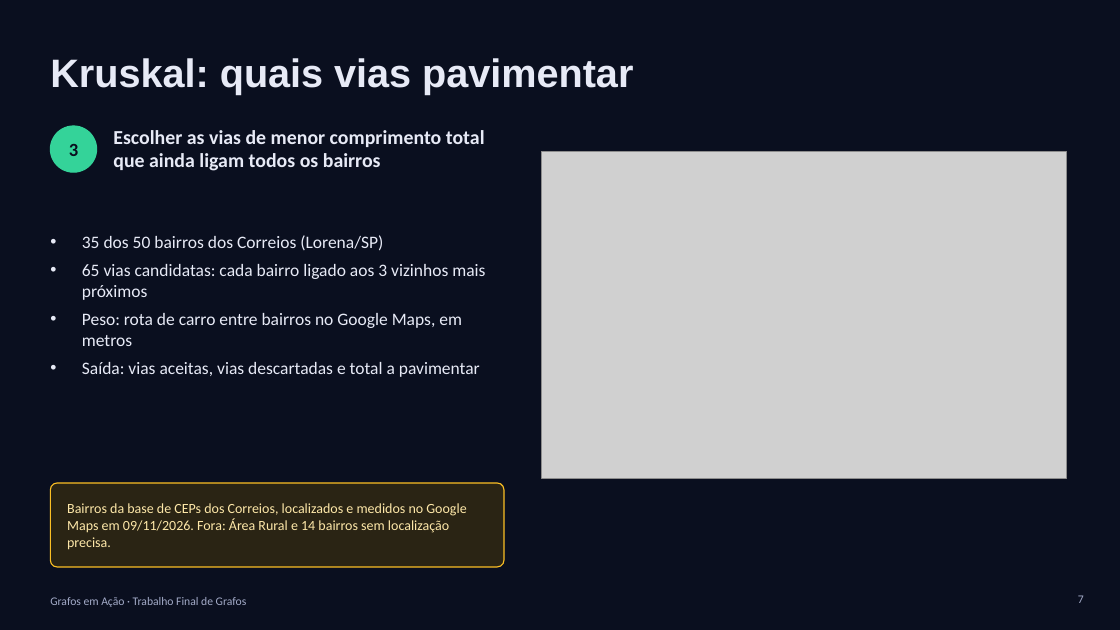
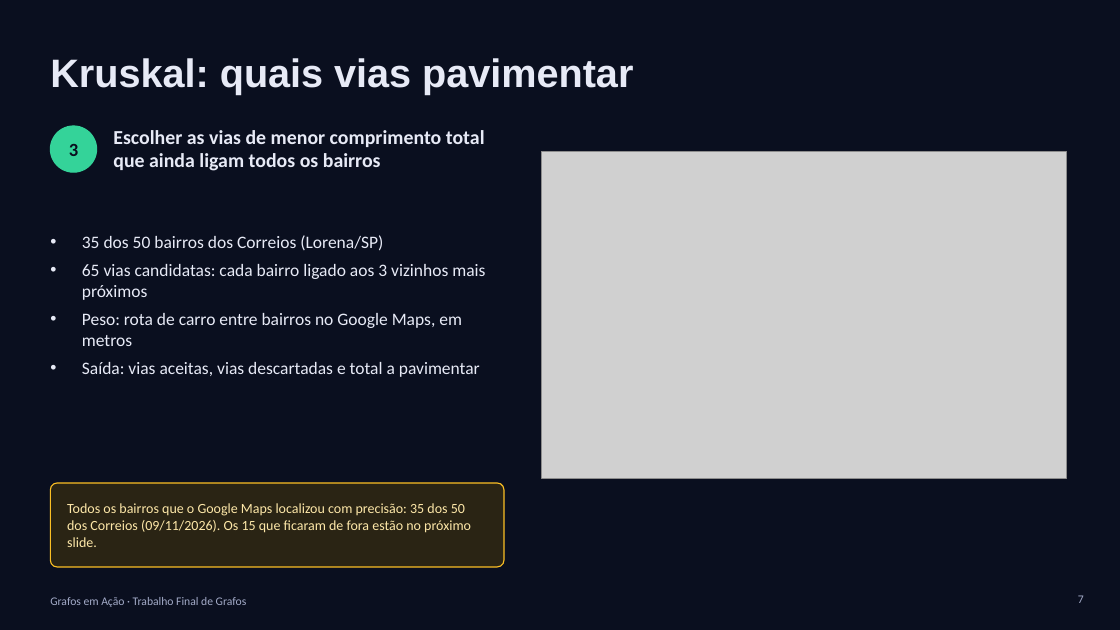
Before and after one commit to Martonidaz/Grafos-em-Acao, a slide deck: slide 7 of docs/Grafos_em_Acao_Apresentacao.pptx. Drawn at 1120x630 pixels with LibreOffice and Linux fonts; fonts in the diff are those of the drawing; grey boxes stand for pictures. Boxes give left, top, right and bottom in pixels: in the first picture for what was removed or moved away, otherwise in the second. Text is boxed around its words. In the diff, an @@ line names an element or a change of style, - is before the commit and + after.

```diff
--- a/docs/Grafos_em_Acao_Apresentacao.pptx
+++ b/docs/Grafos_em_Acao_Apresentacao.pptx
@@ text at [67, 503, 471, 547]: text changed @@
-Bairros da base de CEPs dos Correios, localizados e medidos no Google Maps em 09/11/2026. Fora: Área Rural e 14 bairros sem localização precisa.
+Todos os bairros que o Google Maps localizou com precisão: 35 dos 50 dos Correios (09/11/2026). Os 15 que ficaram de fora estão no próximo slide.
```
Also in this commit, not shown: 1 slide added, 4 other files.
